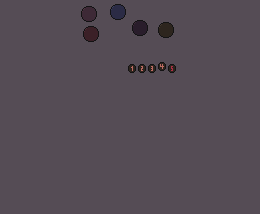
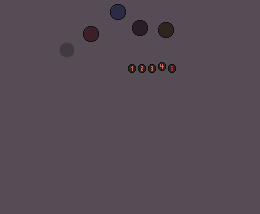
Layer changes from the first (260, 214) image to the second:
"InventoryLiftActionSlot.png": opacity 100% → 24%, painted on it over bbox(59, 6, 97, 58)
